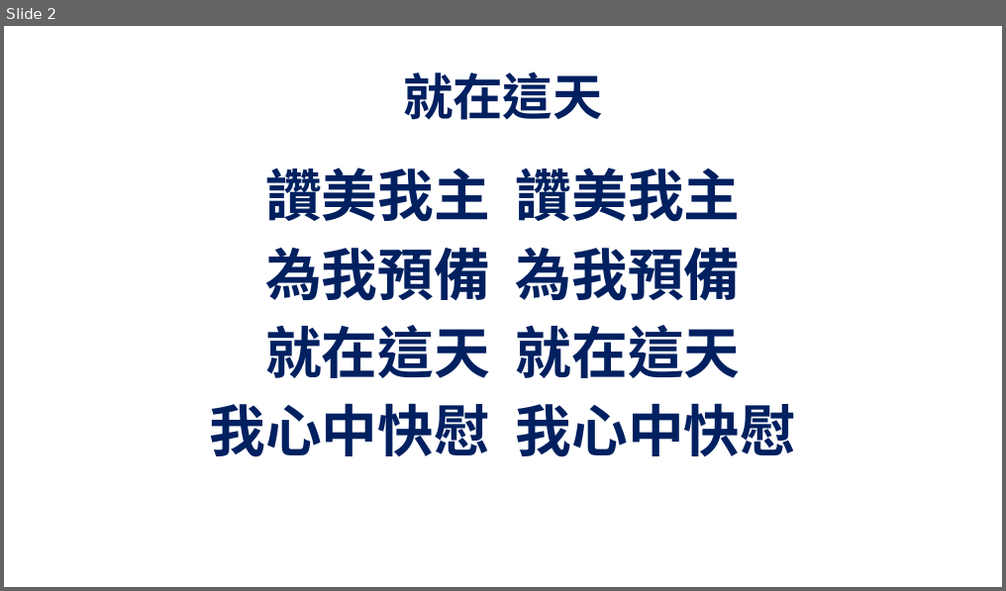
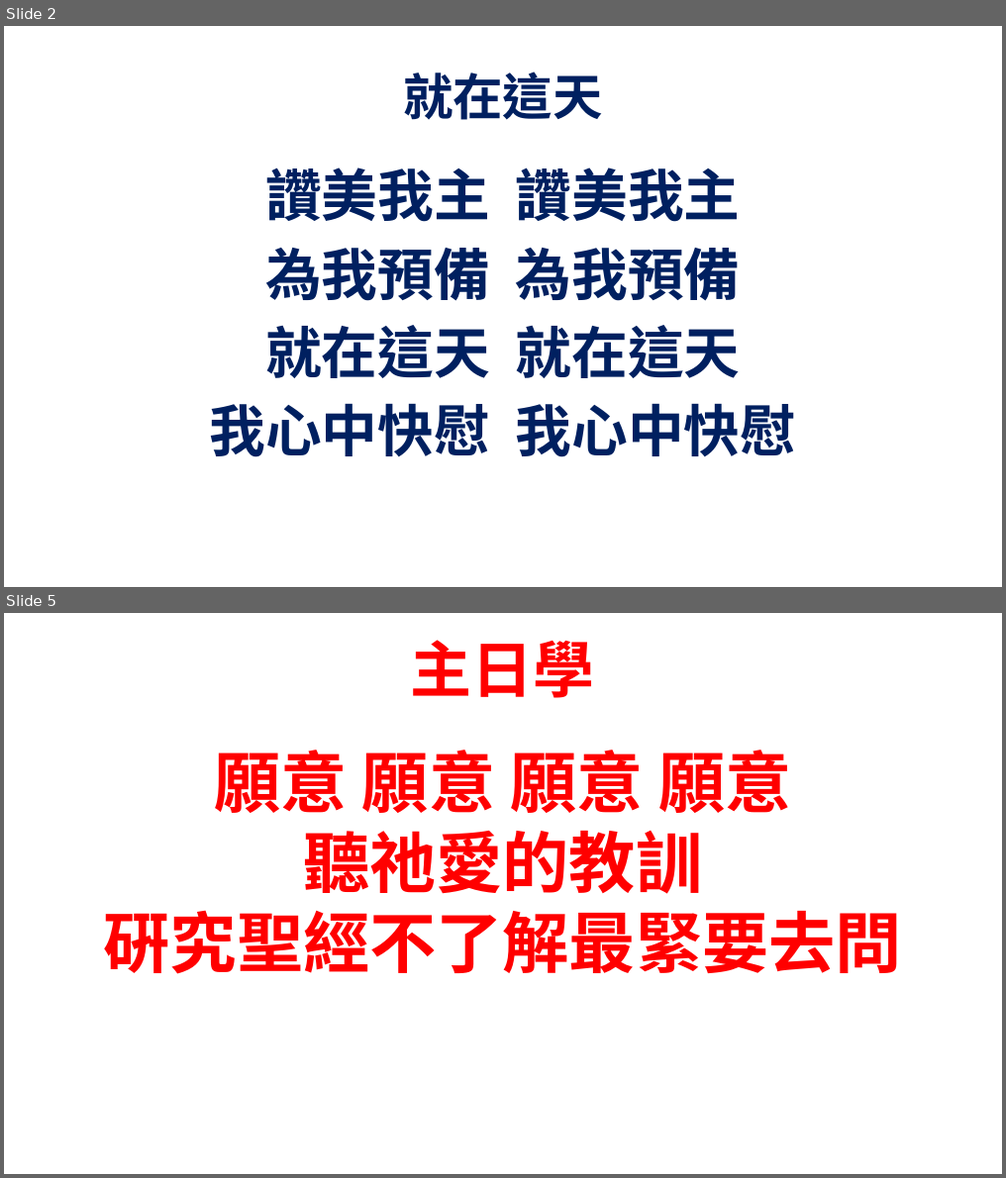
Before and after one commit to batisuoc/bible-school, a slide deck: 2020/3月.pptx. Shown one above the other, each under a label of ours: slide 2 before the commit, slides 2 and 5 after it; the slides between them are not shown. The pictures are 1006x591 and 1006x1178 pixels, drawn with LibreOffice and Linux fonts; fonts in the diff are those of the drawing; background and template pictures are left out. Boxes give left, top, right and bottom in pixels: in the first picture for what was removed or moved away, otherwise in the second. Text is boxed around its words. In the diff, an @@ line names an element or a change of style, - is before the commit and + after.

```diff
--- a/2020/3月.pptx
+++ b/2020/3月.pptx
@@ slide 5 added at (4, 613, 1002, 1174), background picture (left out) @@
@@ text added at (411, 640, 595, 698), 59 pt, text #FF0000, bold @@
+主日學
@@ text added at (104, 750, 902, 974), 64 pt, text #FF0000, bold @@
+願意 願意 願意 願意
+聽祂愛的教訓
+硏究聖經不了解最緊要去問
```
Also in this commit, not shown: 1 slide changed, 2 other slides added, 7 other files.
